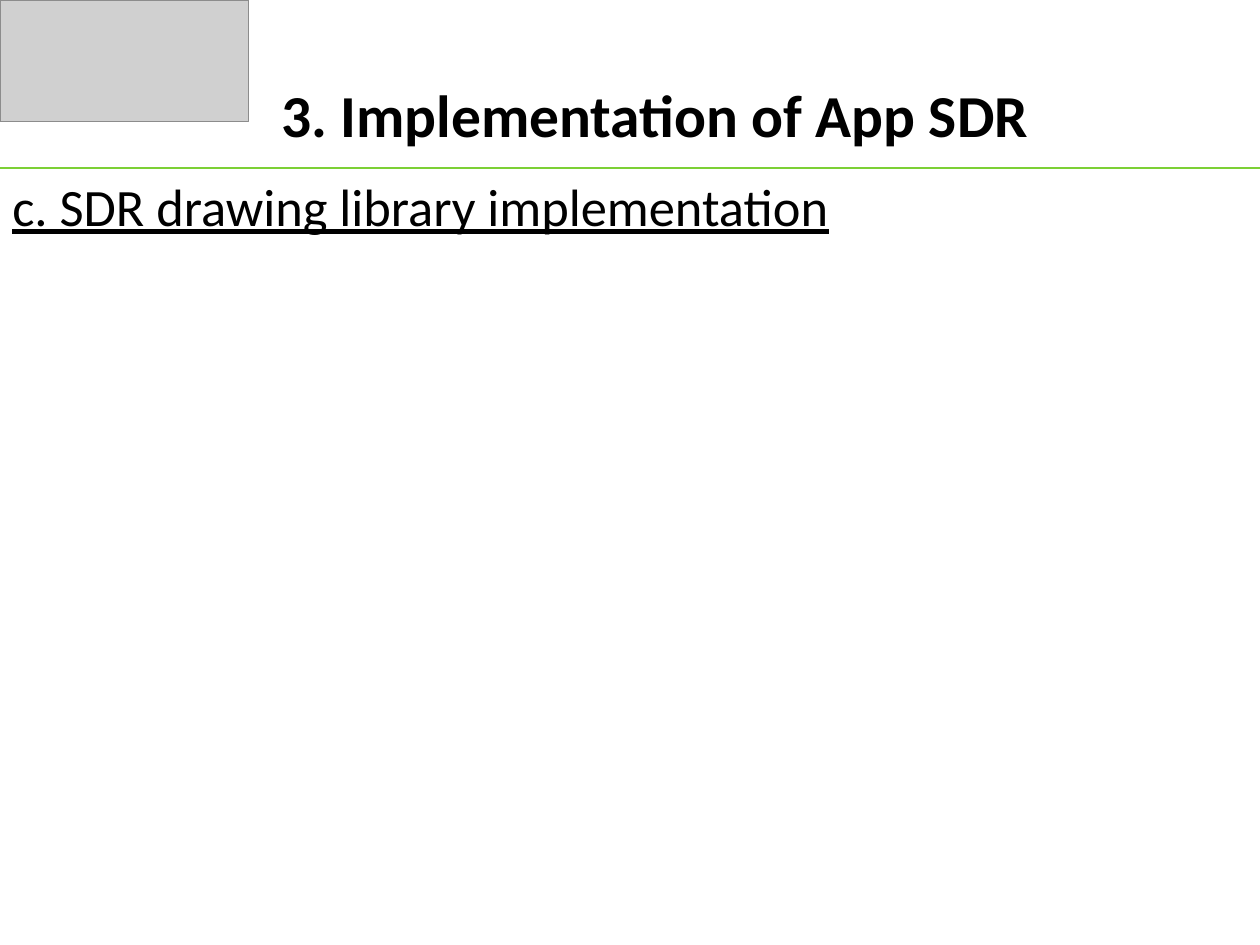
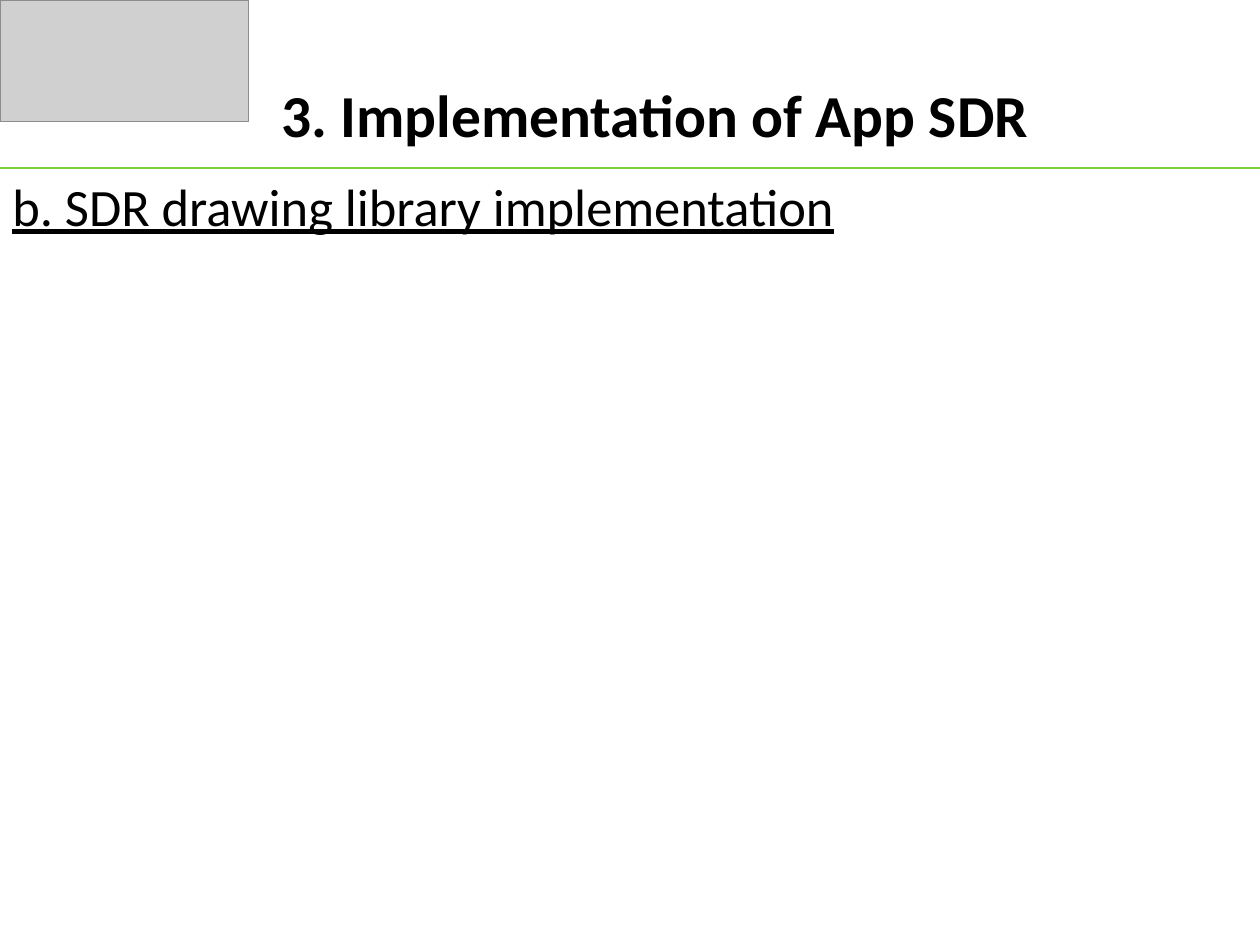
Before and after one commit to tongngocminhanh/MAUI_App_SDR, a slide deck: slide 8 of MySEProject/Documentation/ML22-23-8 Implement the SDR representation in the MAUI application.pptx (slide 7 before the commit). Drawn at 1260x945 pixels with LibreOffice and Linux fonts; fonts in the diff are those of the drawing; grey boxes stand for pictures. Boxes give left, top, right and bottom in pixels: in the first picture for what was removed or moved away, otherwise in the second. Text is boxed around its words. In the diff, an @@ line names an element or a change of style, - is before the commit and + after.

```diff
--- a/MySEProject/Documentation/ML22-23-8 Implement the SDR representation in the MAUI application.pptx
+++ b/MySEProject/Documentation/ML22-23-8 Implement the SDR representation in the MAUI application.pptx
@@ text at (x1=12, y1=189, x2=834, y2=235): text changed @@
-c. SDR drawing library implementation
+b. SDR drawing library implementation
```
Also in this commit, not shown: 7 other slides changed, 4 slides added.
